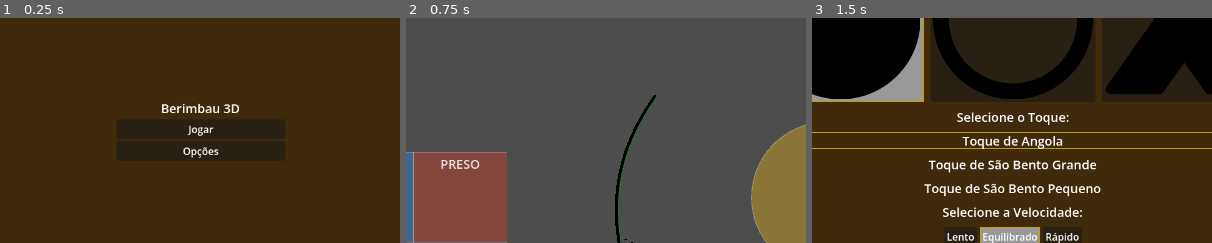
Above: before the commit, frames 1-3 (left to right).
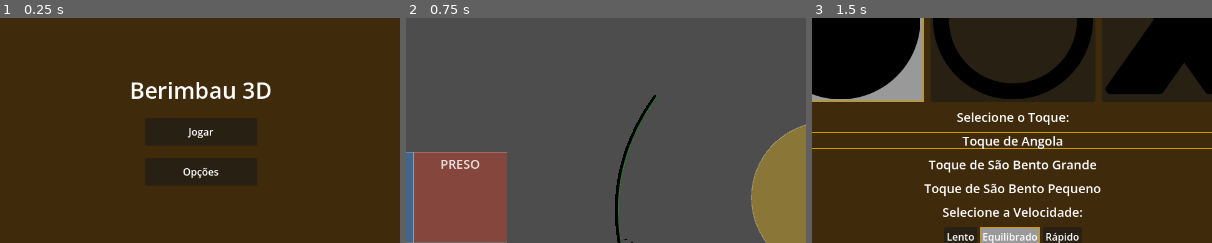
Above: after the commit, the same moments.

Repository: frsbrito/berimbau-3d
Game: Godot game, scene res://scenes/menu_principal.tscn
The game is run twice, just before and just after one commit, with the same random seed, the same clock (stepped at 60 frames per second) and the same inputs.
Inputs (mouse positions are % of the whole screen's width and height, from its top left):
- Up to frame 1 (0.25 s): no input
- Up to frame 2 (0.75 s): click "Jogar" at 0.5 s
- Up to frame 3 (1.5 s): click (94, 11) at 1.25 s
The pictures show only the part of the screen within x 25-75%, y 25-75%; the shares and areas given below are measured in that part.

The runs differ from the first frame. In frame 1, 2.2% of the frame differs, in the area x 32-68%, y 28-72%; in frame 2, nothing differs; in frame 3, nothing differs.

Commit message:
Ajusta layout do menu principal: botões centralizados com tamanho fixo

Diff:
--- a/scenes/menu_principal.tscn
+++ b/scenes/menu_principal.tscn
@@ -28,25 +28,31 @@
 anchor_top = 0.5
 anchor_right = 0.5
 anchor_bottom = 0.5
-offset_left = -135.0
-offset_top = -96.0
-offset_right = 135.0
-offset_bottom = 97.0
+offset_left = -200.0
+offset_top = -130.0
+offset_right = 200.0
+offset_bottom = 130.0
 grow_horizontal = 2
 grow_vertical = 2
+theme_override_constants/separation = 20
 alignment = 1
 
 [node name="Label_Titulo" type="Label" parent="Panel/VBoxContainer" unique_id=1313299091]
 layout_mode = 2
+theme_override_font_sizes/font_size = 36
 text = "Berimbau 3D"
 horizontal_alignment = 1
 
 [node name="BtnJogar" type="Button" parent="Panel/VBoxContainer" unique_id=673079833]
 layout_mode = 2
+size_flags_horizontal = 4
+custom_minimum_size = Vector2(180, 44)
 text = "Jogar"
 
 [node name="BtnOpcoes" type="Button" parent="Panel/VBoxContainer" unique_id=216605372]
 layout_mode = 2
+size_flags_horizontal = 4
+custom_minimum_size = Vector2(180, 44)
 text = "Opções"
 
 [connection signal="pressed" from="Panel/VBoxContainer/BtnJogar" to="." method="_on_btn_jogar_pressed"]
